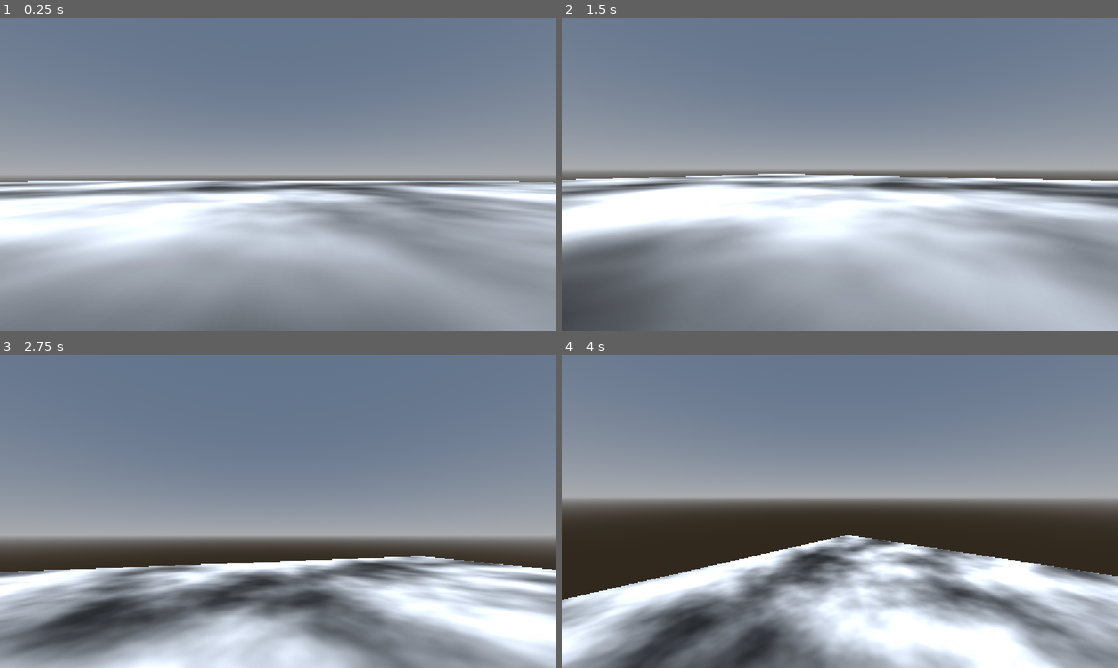
Above: before the commit, frames 1-4 (two rows, left to right).
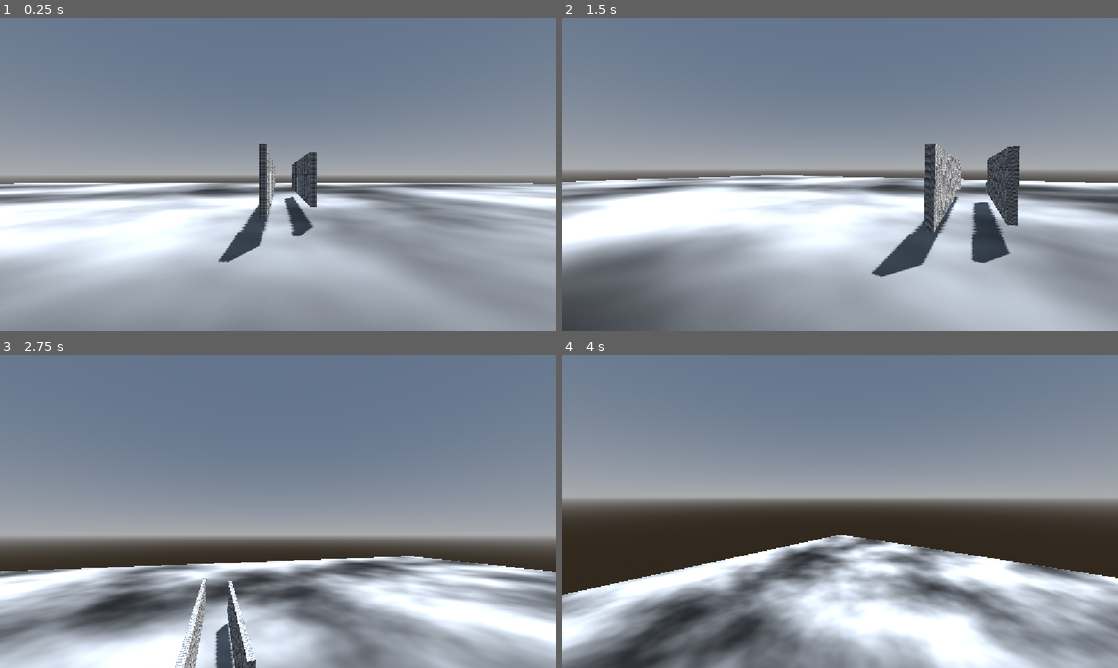
Above: after the commit, the same moments.

Repository: JoshuahMi/BasicRpgGodot
Game: Godot game, scene res://Elements/Levels/BasicRpgLevelTest.tscn
Same seed, same stepped clock (60 frames per second), same inputs: the game is played once before the commit and once after it.
Inputs (mouse positions are in pixels of both pictures, inside the frame that each line leads up to):
- Up to frame 1 (0.25 s): no input
- Up to frame 2 (1.5 s): move the mouse to (867, 174) at 0.52 s; hold W (MoveForward) from 0.53 s (still down); tap Space (Jump) at 0.6, 0.77, 1.07 s; move the mouse to (812, 174) at 1.27 s; tap Shift (Sprint) at 1.35 s
- Up to frame 3 (2.75 s): keep holding W (MoveForward); tap Space (Jump) at 1.52, 1.55, 1.82, 2.3 s; move the mouse to (289, 505) at 2.02 s; hold C (Test) from 2.03 s (still down)
- Up to frame 4 (4 s): keep holding W (MoveForward); move the mouse to (834, 517) at 2.77 s; release C (Test) at 2.78 s; tap Space (Jump) at 2.85, 3.02, 3.32, 3.77, 3.8 s; move the mouse to (878, 514) at 3.52 s; hold Shift (Sprint) from 3.53 s (still down)

The runs differ from the first frame. In frame 1, 16% of the frame differs, in the area x 0-100%, y 40-100%; in frame 2, 15%; in frame 3, 18%; in frame 4, 19%, in the area x 0-100%, y 57-100%.

Commit message:
REWORK MOVEMENT COMPONENT - Tweaked Wall run a bit and began sprinting mechanic

Diff:
--- a/Elements/General/Components/BasicRpgMovementComponentNew.gd
+++ b/Elements/General/Components/BasicRpgMovementComponentNew.gd
@@ -87,6 +87,12 @@
 
 #region VARIABLES
 
+# JUMP
+
+## When jumping, the velocity will be stored in this variable, to interpolate between it and the movement direction.
+var recorded_velocity: Vector3 = Vector3.ZERO
+
+
 # Get the gravity from the project settings to be synced with RigidBody nodes.
 var gravity_local = ProjectSettings.get_setting("physics/3d/default_gravity")
 
@@ -121,6 +127,8 @@
 var has_just_touched_wall: bool = false:
 	set(new_value):
 		has_just_touched_wall = new_value
+		if is_wall_jump_possible != true:
+			return
 		if new_value == true:
 			movement_place_state = BasicRpgGeneral.MovementPlaceState.WALL
 			var collision: KinematicCollision3D = body.get_last_slide_collision()
@@ -134,7 +142,7 @@
 	set(new_value):
 		has_just_left_wall = new_value
 		if new_value == true:
-			print("From Movement Component: Has just left a wall!")
+			#print("From Movement Component: Has just left a wall!")
 			if is_body_on_floor == false:
 				movement_place_state = BasicRpgGeneral.MovementPlaceState.AIR
 			else:
@@ -164,23 +172,81 @@
 
 #region PARAMETER
 
+
+
+@export_category("General Movement")
+
 const MOVEMENT_ACCELERATION: float = 1000.0
 
 @export var movement_speed: float = 3.0
 
 ## The multiplier applied to the regular movement speed when sprinting
-@export var sprint_multiplier: float = 1.75
+@export var sprint_multiplier: float = 2.0
+
+## the current desired movement speed. Shall be determined by the movement direction length, the movement speed and the sprint modifier.
+var desired_movement_speed: float = 0.0:
+	set(new_value):
+		desired_movement_speed = new_value
+		if desired_movement_speed < movement_speed:
+			movement_effort_state = BasicRpgGeneral.MovementEffortState.IDLE
+		elif desired_movement_speed == movement_speed:
+			movement_effort_state = BasicRpgGeneral.MovementEffortState.REGULAR
+		elif desired_movement_speed == movement_speed * sprint_multiplier:
+			movement_effort_state = BasicRpgGeneral.MovementEffortState.SPRINT
+		else:
+			movement_effort_state = BasicRpgGeneral.MovementEffortState.DASH
+
+@export var dash_strength: float = 20.0
+
+@export var mouse_sensitivity: float = 1.0
+
+@export_category("Jump")
 
 @export var jump_strength: float = 6.0
 
-@export var dash_strength: float = 150.0
-
-@export var mouse_sensitivity: float = 1.0
+## how good can the player navigate while in air
+## 0.0 = none
+## 1.0 = like on the ground
+@export var movement_strength_while_jumping = 0.4
+
+## This constant is used to correct the value of movement strength while jumping,
+## since it only works between 0.0 and 0.2.
+const MOVEMENT_STRENGTH_WHILE_JUMPING_CORRECTOR := 0.2
 
 @export_category("Wall run")
 
-@export var gravity_multiplier_when_on_wall = 0.1
-@export var speed_multiplier_when_on_wall: float = 3.0
+## If the wall run is possible. If true, wall jump is possible too.
+## Wall run/jump is automatically active when a player doesn't touch the ground, but touches a wall,
+## as long as this variable stays true. Set it to false on demand to implement a wall run on push of a button
+@export var is_wall_run_possible: bool = true:
+	set(new_value):
+		is_wall_run_possible = new_value
+		if new_value == true:
+			is_wall_jump_possible = true
+
+## If the wall jump is possible. Can be true while wall run is not possible.
+## Then the player isn't able to move while on a wall. Gravity will slowly pull them towards the ground.
+## They have to jump away from the wall, or sink to the ground.
+## Wall jump is automatically active when a player doesn't touch the ground, but touches a wall,
+## as long as this variable stays true. Set it to false on demand to implement a wall jump on push of a button
+@export var is_wall_jump_possible: bool = true
+
+## The multiplier that is applied to the gravity strength when on a wall.
+## Does nothing at 1.0
+@export var wall_gravity_multiplier: float = 0.1
+
+## How much the movement speed is increased when on a wall.
+## Does nothing at 1.0
+@export var wall_speed_multiplier: float = 3.0
+
+## When jumping from a wall, this variable is applied to the UP vector.
+## Does nothing at 1.0
+@export var wall_jump_y_multiplier: float = 1.0
+
+
+## When jumping from the wall, this variable tells how strong the player will be kicked into the walls normal direction.
+## Does nothing at 1.0
+@export var wall_jump_normal_multiplier: float = 1.2
 
 #endregion PARAMETER
 
@@ -254,39 +320,68 @@
 			pass
 		BasicRpgGeneral.MovementPlaceState.AIR:
 
+			var movement_speed_local = movement_speed
+			# make velocity local, to interpolate it afterwards to implement the movement strength in the air
+			var velocity_local = body.velocity
+
 			var direction_local: Vector3 = Vector3(movement_direction.x, 0.0, movement_direction.y)
-			perform_move(direction_local, delta)
-
-			pass
-		BasicRpgGeneral.MovementPlaceState.WALL:
-
-			var stick_direction = Vector3(wall_normal.x, 0.0, wall_normal.z)
-			# var direction_local: Vector3 = Vector3(movement_direction.x, 0.0, movement_direction.y)
-			var direction_local: Vector3 = Vector3(0.0, 0.0, movement_direction.y)
-			var movement_speed_local = movement_speed * speed_multiplier_when_on_wall
-			#print(wall_normal)
-
 			# first determine the rotation of the movement vector
 			# it shall point towards the direction the camera is facing
 			var y_rotation = camera.rotation.y
 			direction_local = direction_local.rotated(Vector3.UP, y_rotation)
 
-			var wall_direction: Vector3 = stick_direction.rotated(Vector3.UP, -90.0)
-
-			if direction_local.dot(wall_direction) < 0.01:
-				wall_direction = stick_direction.rotated(Vector3.UP, 90.0)
-
-			# print(wall_direction)
-
-			if direction_local.length_squared() > 0.01:
-				direction_local = wall_direction
-			else:
-				direction_local = Vector3.ZERO
-
-			direction_local = (direction_local.normalized() + stick_direction * -1.0).normalized()
-
-			body.velocity.x = move_toward(body.velocity.x, direction_local.x * movement_speed_local, MOVEMENT_ACCELERATION * delta)
-			body.velocity.z = move_toward(body.velocity.z, direction_local.z * movement_speed_local, MOVEMENT_ACCELERATION * delta)
+			var velocity_original = body.velocity
+
+			# then use "move toward" to move the player
+			velocity_local.x = move_toward(body.velocity.x, direction_local.x * movement_speed_local, MOVEMENT_ACCELERATION * delta * movement_strength_while_jumping * MOVEMENT_STRENGTH_WHILE_JUMPING_CORRECTOR)
+			velocity_local.z = move_toward(body.velocity.z, direction_local.z * movement_speed_local, MOVEMENT_ACCELERATION * delta * movement_strength_while_jumping * MOVEMENT_STRENGTH_WHILE_JUMPING_CORRECTOR)
+			# here it has to interpolate, because we're in the air
+			body.velocity = lerp(velocity_original, velocity_local, movement_strength_while_jumping * MOVEMENT_STRENGTH_WHILE_JUMPING_CORRECTOR)
+			# body.velocity = velocity_local
+
+
+		BasicRpgGeneral.MovementPlaceState.WALL:
+
+			if is_wall_jump_possible and not is_wall_run_possible:
+
+				var stick_strength = 5.0
+
+				var stick_direction: Vector3 = Vector3(wall_normal.x, 0.0, wall_normal.z)
+
+				var direction_local: Vector3 = (stick_direction * -1.0).normalized()
+
+				body.velocity.x = move_toward(body.velocity.x, direction_local.x * stick_strength, MOVEMENT_ACCELERATION * delta)
+				body.velocity.z = move_toward(body.velocity.z, direction_local.z * stick_strength, MOVEMENT_ACCELERATION * delta)
+
+				pass
+			if is_wall_run_possible:
+				var stick_direction = Vector3(wall_normal.x, 0.0, wall_normal.z)
+				# var direction_local: Vector3 = Vector3(movement_direction.x, 0.0, movement_direction.y)
+				var direction_local: Vector3 = Vector3(0.0, 0.0, movement_direction.y)
+				var movement_speed_local = movement_speed * wall_speed_multiplier
+				#print(wall_normal)
+
+				# first determine the rotation of the movement vector
+				# it shall point towards the direction the camera is facing
+				var y_rotation = camera.rotation.y
+				direction_local = direction_local.rotated(Vector3.UP, y_rotation)
+
+				var wall_direction: Vector3 = stick_direction.rotated(Vector3.UP, -90.0)
+
+				if direction_local.dot(wall_direction) < 0.01:
+					wall_direction = stick_direction.rotated(Vector3.UP, 90.0)
+
+				# print(wall_direction)
+
+				if direction_local.length_squared() > 0.01:
+					direction_local = wall_direction
+				else:
+					direction_local = Vector3.ZERO
+
+				direction_local = (direction_local.normalized() + stick_direction * -1.0).normalized()
+
+				body.velocity.x = move_toward(body.velocity.x, direction_local.x * movement_speed_local, MOVEMENT_ACCELERATION * delta)
+				body.velocity.z = move_toward(body.velocity.z, direction_local.z * movement_speed_local, MOVEMENT_ACCELERATION * delta)
 			#print(body.velocity)
 
 			pass
@@ -311,11 +406,17 @@
 			pass
 		BasicRpgGeneral.MovementPlaceState.WALL:
 
-
-			#body.velocity += wall_normal * jump_strength * 10.0
-			movement_place_state = BasicRpgGeneral.MovementPlaceState.AIR
-			perform_jump((Vector3.UP + wall_normal + Vector3.FORWARD.rotated(Vector3.UP, camera.rotation.y)).normalized(), jump_strength)
-			pass
+			# Actually this if-statement is not necessary, because we won't get
+			# into that state if is wall jump possible is false
+
+			if is_wall_jump_possible and not is_wall_run_possible:
+				movement_place_state = BasicRpgGeneral.MovementPlaceState.AIR
+				perform_jump(Vector3.UP * wall_jump_y_multiplier + wall_normal * wall_jump_normal_multiplier, jump_strength)
+
+			else:
+				movement_place_state = BasicRpgGeneral.MovementPlaceState.AIR
+				perform_jump(Vector3.UP * wall_jump_y_multiplier + wall_normal * wall_jump_normal_multiplier + Vector3.FORWARD.rotated(Vector3.UP, camera.rotation.y), jump_strength)
+
 		BasicRpgGeneral.MovementPlaceState.SWIMMING:
 			perform_jump(Vector3.UP, jump_strength)
 			pass
@@ -368,15 +469,21 @@
 
 func perform_jump(in_jump_direction: Vector3, in_jump_strength: float):
 
+
 	body.velocity += in_jump_direction * in_jump_strength
+	recorded_velocity = body.velocity
 
 	pass
 
 func perform_dash():
-
-	var direction: Vector3 = Vector3.FORWARD.rotated(Vector3.UP, camera.rotation.y)
-
-	body.velocity += direction.normalized() * dash_strength
+	if movement_strength_while_jumping == 1.0:
+		var direction: Vector3 = Vector3.FORWARD.rotated(Vector3.UP, camera.rotation.y)
+
+		body.velocity += direction.normalized() * dash_strength
+	else:
+		var direction: Vector3 = Vector3.FORWARD.rotated(Vector3.UP, camera.rotation.y)
+
+		body.velocity += direction.normalized() * dash_strength * 0.15
 
 
 func perform_knockback(direction: Vector3, directional_strength: float, in_jump_strength: float):
@@ -408,7 +515,7 @@
 		BasicRpgGeneral.MovementPlaceState.WALL:
 
 			# At first, don't apply gravity. Then over time, add more and more, until the applied gravity matches gravity_local.
-			body.velocity.y -= gravity_local * gravity_multiplier_when_on_wall * delta
+			body.velocity.y -= gravity_local * wall_gravity_multiplier * delta
 
 			pass
 		BasicRpgGeneral.MovementPlaceState.SWIMMING:
--- a/Elements/Levels/BasicRpgLevelTest.tscn
+++ b/Elements/Levels/BasicRpgLevelTest.tscn
@@ -162,6 +162,18 @@
 size = Vector3(7.513672, 44.353516, 8.784912)
 material = SubResource("ShaderMaterial_rctq4")
 
+[node name="CSGBox3D18" type="CSGBox3D" parent="." unique_id=971886052]
+transform = Transform3D(-4.371139e-08, 0, -1, 0, 1, 0, 1, 0, -4.371139e-08, 1.7065773, 4.646435, -55.36419)
+use_collision = true
+size = Vector3(39.214844, 6.1540527, 0.65527344)
+material = SubResource("ShaderMaterial_rctq4")
+
+[node name="CSGBox3D19" type="CSGBox3D" parent="." unique_id=2107463265]
+transform = Transform3D(-4.371139e-08, 0, -1, 0, 1, 0, 1, 0, -4.371139e-08, 6.8782825, 4.646435, -55.36419)
+use_collision = true
+size = Vector3(28.487305, 6.1540527, 0.65527344)
+material = SubResource("ShaderMaterial_rctq4")
+
 [node name="CSGBox3D12" type="CSGBox3D" parent="." unique_id=140845639]
 transform = Transform3D(1, 0, 0, 0, 1, 0, 0, 0, 1, 33.18245, 15.572559, 36.550026)
 use_collision = true
--- a/Elements/Player/BasicRpgPlayer.tscn
+++ b/Elements/Player/BasicRpgPlayer.tscn
@@ -18,6 +18,7 @@
 mesh = SubResource("CapsuleMesh_reusg")
 
 [node name="Camera3D" type="Camera3D" parent="." unique_id=2002588354]
+transform = Transform3D(1, 0, 0, 0, 1, 0, 0, 0, 1, 0, 1, 0)
 
 [node name="BasicRpgInputComponent" type="Node" parent="." unique_id=1475745158]
 script = ExtResource("2_q1ege")
